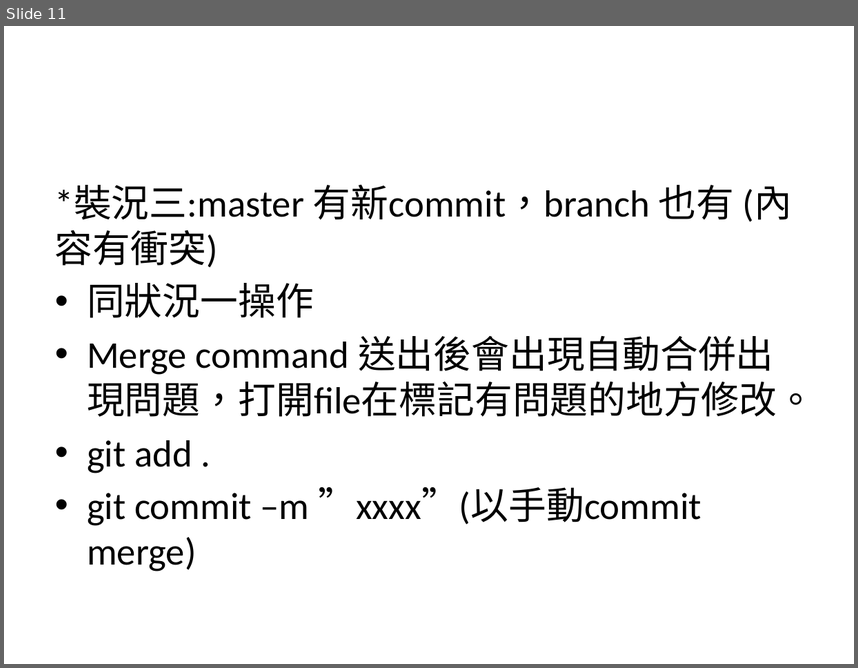
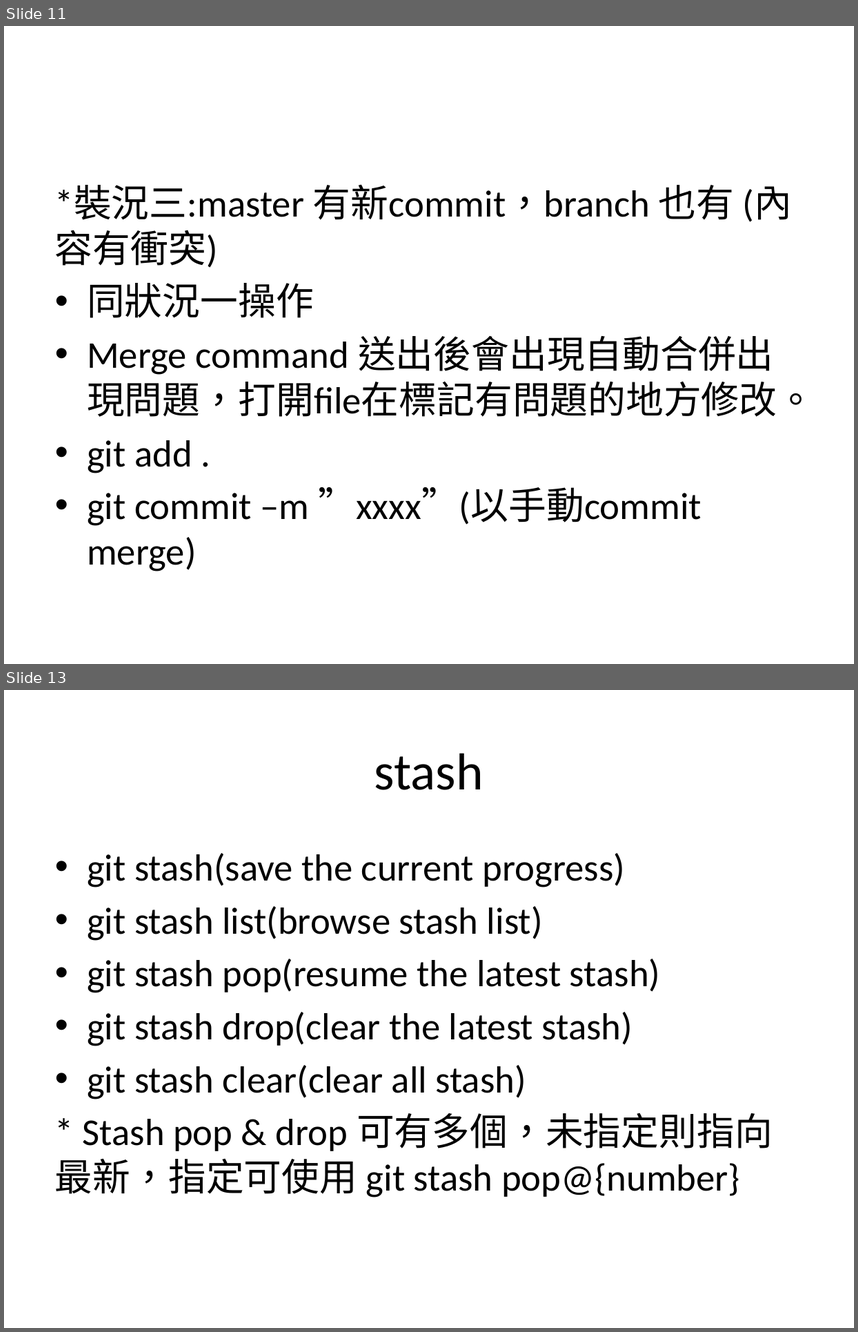
Before and after one commit to Howard0501/test, a slide deck: github_tutorial.pptx. Shown one above the other, each under a label of ours: slide 11 before the commit, slides 11 and 13 after it; the slides between them are not shown. The pictures are 858x668 and 858x1332 pixels, drawn with LibreOffice and Linux fonts; fonts in the diff are those of the drawing. Boxes give left, top, right and bottom in pixels: in the first picture for what was removed or moved away, otherwise in the second. Text is boxed around its words. In the diff, an @@ line names an element or a change of style, - is before the commit and + after.

```diff
--- a/github_tutorial.pptx
+++ b/github_tutorial.pptx
@@ slide 13 added at [4,690,854,1328], background #FFFFFF @@
@@ title added at [375,753,484,790], 44 pt, text #000000 @@
+stash
@@ text added at [55,853,773,1197], 32 pt, text #000000 @@
+• git stash(save the current progress)
+• git stash list(browse stash list)
+• git stash pop(resume the latest stash)
+• git stash drop(clear the latest stash)
+• git stash clear(clear all stash)
+* Stash pop & drop 可有多個，未指定則指向最新，指定可使用 git stash pop@{number}
```
Also in this commit, not shown: 1 slide changed, 1 other slide added, 1 slide removed.
